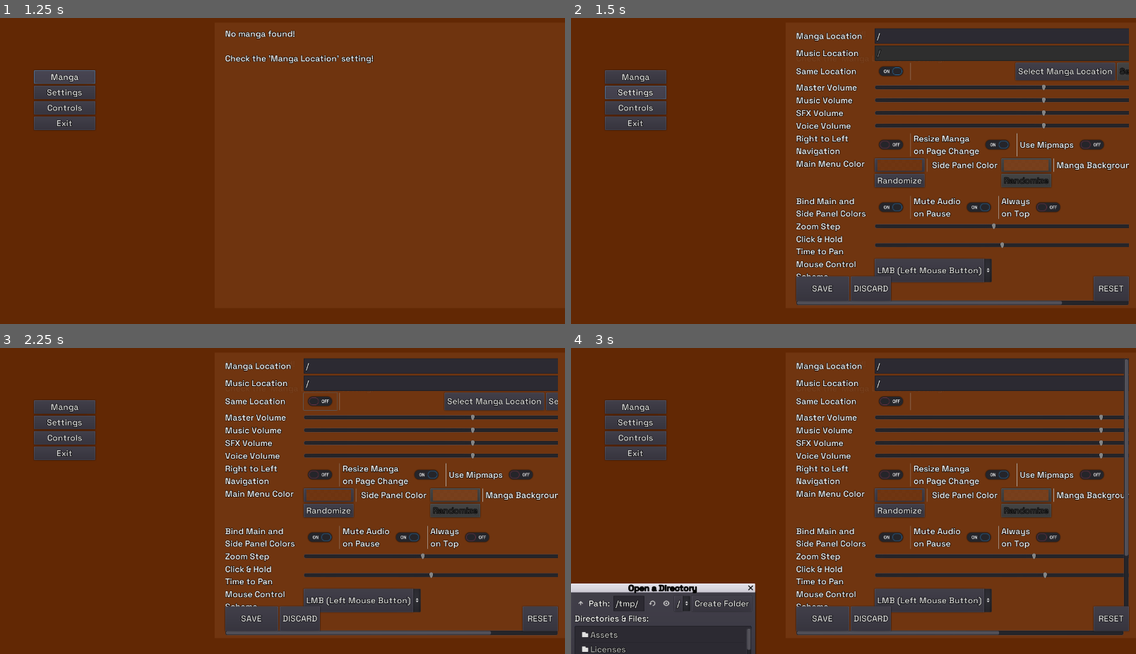
Above: before the commit, frames 1-4 (two rows, left to right).
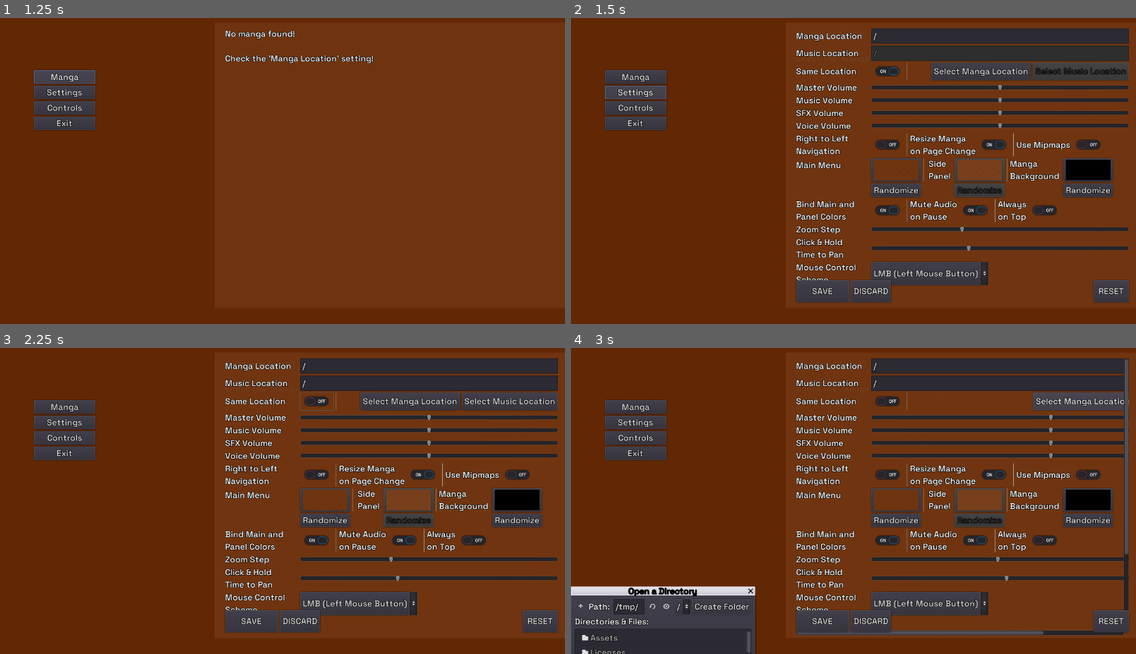
Above: after the commit, the same moments.

Repository: MrPoblin/Sound-Manga-Reader-Godot
Game: Godot game, scene res://Scenes/UI/Main.tscn
The game is run twice, just before and just after one commit, with the same random seed, the same clock (stepped at 60 frames per second) and the same inputs. The engine's default icon, where the game draws it, is replaced by a stand-in: a white triangle on a blue panel in a dark square.
Inputs (mouse positions are in pixels of both pictures, inside the frame that each line leads up to; where the layout moved, square brackets give the same spot in the first picture):
- Up to frame 1 (1.25 s): click "Manga" at 0.5 s
- Up to frame 2 (1.5 s): click "Settings" at 1.25 s
- Up to frame 3 (2.25 s): click (316, 400) [322, 400] at 2 s
- Up to frame 4 (3 s): click "Select Manga Location" at 2.75 s

Frame 1 is identical in both runs. In frame 2, 13% of the frame differs, in the area x 39-99%, y 3-95%; in frame 3, 13%; in frame 4, 13%, in the area x 0-99%, y 3-100%.

Commit message:
Clean up settings

Diff:
--- a/Scenes/UI/Settings.tscn
+++ b/Scenes/UI/Settings.tscn
@@ -26,7 +26,7 @@
 
 [node name="SettingGrid" type="GridContainer" parent="set/SettingScroll"]
 margin_right = 1216.77
-margin_bottom = 406.0
+margin_bottom = 413.0
 size_flags_horizontal = 3
 custom_constants/vseparation = 4
 custom_constants/hseparation = 20
@@ -35,26 +35,26 @@
 
 [node name="l_storage_manga" type="Label" parent="set/SettingScroll/SettingGrid"]
 margin_top = 5.0
-margin_right = 110.0
+margin_right = 99.0
 margin_bottom = 19.0
 text = "Manga Location"
 
 [node name="le_storage_manga" type="LineEdit" parent="set/SettingScroll/SettingGrid"]
 unique_name_in_owner = true
-margin_left = 130.0
+margin_left = 119.0
 margin_right = 1216.0
 margin_bottom = 24.0
 size_flags_horizontal = 3
 
 [node name="l_storage_music" type="Label" parent="set/SettingScroll/SettingGrid"]
 margin_top = 33.0
-margin_right = 110.0
+margin_right = 99.0
 margin_bottom = 47.0
 text = "Music Location"
 
 [node name="le_storage_music" type="LineEdit" parent="set/SettingScroll/SettingGrid"]
 unique_name_in_owner = true
-margin_left = 130.0
+margin_left = 119.0
 margin_top = 28.0
 margin_right = 1216.0
 margin_bottom = 52.0
@@ -62,12 +62,12 @@
 
 [node name="l_isSame" type="Label" parent="set/SettingScroll/SettingGrid"]
 margin_top = 69.0
-margin_right = 110.0
+margin_right = 99.0
 margin_bottom = 83.0
 text = "Same Location"
 
 [node name="LocationGrid" type="GridContainer" parent="set/SettingScroll/SettingGrid"]
-margin_left = 130.0
+margin_left = 119.0
 margin_top = 56.0
 margin_right = 1216.0
 margin_bottom = 96.0
@@ -85,27 +85,27 @@
 size_flags_horizontal = 2
 
 [node name="man_but_sel" type="Button" parent="set/SettingScroll/SettingGrid/LocationGrid"]
-margin_left = 777.0
-margin_right = 931.0
+margin_left = 788.0
+margin_right = 942.0
 margin_bottom = 40.0
 mouse_default_cursor_shape = 2
 text = "Select Manga Location"
 
 [node name="mus_but_sel" type="Button" parent="set/SettingScroll/SettingGrid/LocationGrid"]
-margin_left = 935.0
-margin_right = 1086.0
+margin_left = 946.0
+margin_right = 1097.0
 margin_bottom = 40.0
 mouse_default_cursor_shape = 2
 text = "Select Music Location"
 
 [node name="l_AudioMaster" type="Label" parent="set/SettingScroll/SettingGrid"]
 margin_top = 101.0
-margin_right = 110.0
+margin_right = 99.0
 margin_bottom = 115.0
 text = "Master Volume"
 
 [node name="s_master" type="HSlider" parent="set/SettingScroll/SettingGrid"]
-margin_left = 130.0
+margin_left = 119.0
 margin_top = 100.0
 margin_right = 1216.0
 margin_bottom = 116.0
@@ -117,12 +117,12 @@
 
 [node name="l_AudioMusic" type="Label" parent="set/SettingScroll/SettingGrid"]
 margin_top = 121.0
-margin_right = 110.0
+margin_right = 99.0
 margin_bottom = 135.0
 text = "Music Volume"
 
 [node name="s_music" type="HSlider" parent="set/SettingScroll/SettingGrid"]
-margin_left = 130.0
+margin_left = 119.0
 margin_top = 120.0
 margin_right = 1216.0
 margin_bottom = 136.0
@@ -134,12 +134,12 @@
 
 [node name="l_AudioSfx" type="Label" parent="set/SettingScroll/SettingGrid"]
 margin_top = 141.0
-margin_right = 110.0
+margin_right = 99.0
 margin_bottom = 155.0
 text = "SFX Volume"
 
 [node name="s_sfx" type="HSlider" parent="set/SettingScroll/SettingGrid"]
-margin_left = 130.0
+margin_left = 119.0
 margin_top = 140.0
 margin_right = 1216.0
 margin_bottom = 156.0
@@ -151,12 +151,12 @@
 
 [node name="l_AudioVoice" type="Label" parent="set/SettingScroll/SettingGrid"]
 margin_top = 161.0
-margin_right = 110.0
+margin_right = 99.0
 margin_bottom = 175.0
 text = "Voice Volume"
 
 [node name="s_voice" type="HSlider" parent="set/SettingScroll/SettingGrid"]
-margin_left = 130.0
+margin_left = 119.0
 margin_top = 160.0
 margin_right = 1216.0
 margin_bottom = 176.0
@@ -168,13 +168,13 @@
 
 [node name="l_swap_lr" type="Label" parent="set/SettingScroll/SettingGrid"]
 margin_top = 184.0
-margin_right = 110.0
+margin_right = 99.0
 margin_bottom = 215.0
 text = "Right to Left
 Navigation"
 
 [node name="OtherGrid" type="GridContainer" parent="set/SettingScroll/SettingGrid"]
-margin_left = 130.0
+margin_left = 119.0
 margin_top = 180.0
 margin_right = 1216.0
 margin_bottom = 220.0
@@ -236,124 +236,124 @@
 script = ExtResource( 4 )
 
 [node name="l_color_main" type="Label" parent="set/SettingScroll/SettingGrid"]
+margin_top = 227.0
+margin_right = 99.0
+margin_bottom = 275.0
+text = "Main Menu
+
+"
+
+[node name="ColorGrid" type="GridContainer" parent="set/SettingScroll/SettingGrid"]
+margin_left = 119.0
 margin_top = 224.0
-margin_right = 110.0
-margin_bottom = 272.0
-text = "Main Menu Color
-
-"
-
-[node name="ColorGrid" type="GridContainer" parent="set/SettingScroll/SettingGrid"]
-margin_left = 130.0
-margin_top = 224.0
-margin_right = 1216.0
-margin_bottom = 272.0
+margin_right = 1216.0
+margin_bottom = 279.0
 columns = 7
 script = ExtResource( 7 )
 
 [node name="cp_main" type="ColorPickerButton" parent="set/SettingScroll/SettingGrid/ColorGrid"]
 margin_right = 83.0
-margin_bottom = 20.0
+margin_bottom = 31.0
 mouse_default_cursor_shape = 2
 text = "poblin"
 
 [node name="sep3" type="VSeparator" parent="set/SettingScroll/SettingGrid/ColorGrid"]
 margin_left = 87.0
 margin_right = 91.0
-margin_bottom = 20.0
+margin_bottom = 31.0
 
 [node name="l_color_panel" type="Label" parent="set/SettingScroll/SettingGrid/ColorGrid"]
 margin_left = 95.0
-margin_top = 3.0
-margin_right = 206.0
-margin_bottom = 17.0
-text = " Side Panel Color "
+margin_right = 138.0
+margin_bottom = 31.0
+text = " Side
+ Panel "
 
 [node name="cp_panel" type="ColorPickerButton" parent="set/SettingScroll/SettingGrid/ColorGrid"]
-margin_left = 210.0
-margin_right = 293.0
-margin_bottom = 20.0
+margin_left = 142.0
+margin_right = 225.0
+margin_bottom = 31.0
 mouse_default_cursor_shape = 2
 text = "poblin"
 
 [node name="sep4" type="VSeparator" parent="set/SettingScroll/SettingGrid/ColorGrid"]
-margin_left = 297.0
-margin_right = 301.0
-margin_bottom = 20.0
+margin_left = 229.0
+margin_right = 233.0
+margin_bottom = 31.0
 
 [node name="l_color_bg" type="Label" parent="set/SettingScroll/SettingGrid/ColorGrid"]
-margin_left = 305.0
-margin_top = 3.0
-margin_right = 465.0
-margin_bottom = 17.0
-text = "Manga Background Color "
+margin_left = 237.0
+margin_right = 315.0
+margin_bottom = 31.0
+text = "Manga
+Background "
 
 [node name="cp_bg" type="ColorPickerButton" parent="set/SettingScroll/SettingGrid/ColorGrid"]
-margin_left = 469.0
-margin_right = 552.0
-margin_bottom = 20.0
+margin_left = 319.0
+margin_right = 402.0
+margin_bottom = 31.0
 mouse_default_cursor_shape = 2
 text = "poblin"
 
 [node name="b_ran_main" type="Button" parent="set/SettingScroll/SettingGrid/ColorGrid"]
-margin_top = 24.0
+margin_top = 35.0
 margin_right = 83.0
-margin_bottom = 44.0
+margin_bottom = 55.0
 mouse_default_cursor_shape = 2
 text = "Randomize"
 
 [node name="space" type="Control" parent="set/SettingScroll/SettingGrid/ColorGrid"]
 margin_left = 87.0
-margin_top = 24.0
+margin_top = 35.0
 margin_right = 91.0
-margin_bottom = 44.0
+margin_bottom = 55.0
 
 [node name="space2" type="Control" parent="set/SettingScroll/SettingGrid/ColorGrid"]
 margin_left = 95.0
-margin_top = 24.0
-margin_right = 206.0
-margin_bottom = 44.0
+margin_top = 35.0
+margin_right = 138.0
+margin_bottom = 55.0
 
 [node name="b_ran_panel" type="Button" parent="set/SettingScroll/SettingGrid/ColorGrid"]
-margin_left = 210.0
-margin_top = 24.0
-margin_right = 293.0
-margin_bottom = 44.0
+margin_left = 142.0
+margin_top = 35.0
+margin_right = 225.0
+margin_bottom = 55.0
 mouse_default_cursor_shape = 2
 text = "Randomize"
 
 [node name="space3" type="Control" parent="set/SettingScroll/SettingGrid/ColorGrid"]
-margin_left = 297.0
-margin_top = 24.0
-margin_right = 301.0
-margin_bottom = 44.0
+margin_left = 229.0
+margin_top = 35.0
+margin_right = 233.0
+margin_bottom = 55.0
 
 [node name="space4" type="Control" parent="set/SettingScroll/SettingGrid/ColorGrid"]
-margin_left = 305.0
-margin_top = 24.0
-margin_right = 465.0
-margin_bottom = 44.0
+margin_left = 237.0
+margin_top = 35.0
+margin_right = 315.0
+margin_bottom = 55.0
 
 [node name="b_ran_bg" type="Button" parent="set/SettingScroll/SettingGrid/ColorGrid"]
-margin_left = 469.0
-margin_top = 24.0
-margin_right = 552.0
-margin_bottom = 44.0
+margin_left = 319.0
+margin_top = 35.0
+margin_right = 402.0
+margin_bottom = 55.0
 mouse_default_cursor_shape = 2
 text = "Randomize"
 
 [node name="l_color_bind" type="Label" parent="set/SettingScroll/SettingGrid"]
-margin_top = 280.0
-margin_right = 110.0
-margin_bottom = 311.0
+margin_top = 287.0
+margin_right = 99.0
+margin_bottom = 318.0
 text = "Bind Main and
-Side Panel Colors"
+Panel Colors"
 
 [node name="OtherGrid3" type="GridContainer" parent="set/SettingScroll/SettingGrid"]
-margin_left = 130.0
-margin_top = 276.0
-margin_right = 1216.0
-margin_bottom = 316.0
+margin_left = 119.0
+margin_top = 283.0
+margin_right = 1216.0
+margin_bottom = 323.0
 columns = 7
 
 [node name="c_bind_col" type="CheckButton" parent="set/SettingScroll/SettingGrid/OtherGrid3"]
@@ -400,16 +400,16 @@
 mouse_default_cursor_shape = 2
 
 [node name="l_zoom" type="Label" parent="set/SettingScroll/SettingGrid"]
-margin_top = 321.0
-margin_right = 110.0
-margin_bottom = 335.0
+margin_top = 328.0
+margin_right = 99.0
+margin_bottom = 342.0
 text = "Zoom Step"
 
 [node name="s_zoom" type="HSlider" parent="set/SettingScroll/SettingGrid"]
-margin_left = 130.0
-margin_top = 320.0
-margin_right = 1216.0
-margin_bottom = 336.0
+margin_left = 119.0
+margin_top = 327.0
+margin_right = 1216.0
+margin_bottom = 343.0
 size_flags_vertical = 1
 min_value = 1.0
 max_value = 2.0
@@ -417,17 +417,17 @@
 value = 1.0
 
 [node name="l_long_click" type="Label" parent="set/SettingScroll/SettingGrid"]
-margin_top = 340.0
-margin_right = 110.0
-margin_bottom = 371.0
+margin_top = 347.0
+margin_right = 99.0
+margin_bottom = 378.0
 text = "Click & Hold
 Time to Pan"
 
 [node name="s_long_click" type="HSlider" parent="set/SettingScroll/SettingGrid"]
-margin_left = 130.0
-margin_top = 340.0
-margin_right = 1216.0
-margin_bottom = 371.0
+margin_left = 119.0
+margin_top = 347.0
+margin_right = 1216.0
+margin_bottom = 378.0
 size_flags_vertical = 1
 min_value = 0.02
 max_value = 0.5
@@ -435,29 +435,29 @@
 value = 0.02
 
 [node name="l_scheme" type="Label" parent="set/SettingScroll/SettingGrid"]
-margin_top = 375.0
-margin_right = 110.0
-margin_bottom = 406.0
+margin_top = 382.0
+margin_right = 99.0
+margin_bottom = 413.0
 text = "Mouse Control
 Scheme"
 
 [node name="op_scheme" type="OptionButton" parent="set/SettingScroll/SettingGrid"]
-margin_left = 130.0
-margin_top = 375.0
-margin_right = 159.0
-margin_bottom = 406.0
+margin_left = 119.0
+margin_top = 382.0
+margin_right = 148.0
+margin_bottom = 413.0
 size_flags_horizontal = 0
 script = ExtResource( 9 )
 
 [node name="SettEndGrid" type="GridContainer" parent="set"]
-anchor_top = 0.895
+anchor_top = 0.91
 anchor_right = 0.98
-anchor_bottom = 0.985
+anchor_bottom = 0.99
 columns = 4
 
 [node name="SettingSave" type="Button" parent="set/SettEndGrid"]
 margin_right = 120.0
-margin_bottom = 58.0
+margin_bottom = 51.0
 rect_min_size = Vector2( 120, 0 )
 mouse_default_cursor_shape = 2
 size_flags_vertical = 3
@@ -466,7 +466,7 @@
 [node name="SettingDiscard" type="Button" parent="set/SettEndGrid"]
 margin_left = 124.0
 margin_right = 193.0
-margin_bottom = 58.0
+margin_bottom = 51.0
 mouse_default_cursor_shape = 2
 text = "DISCARD"
 script = ExtResource( 8 )
@@ -480,7 +480,7 @@
 [node name="endSpace" type="Control" parent="set/SettEndGrid"]
 margin_left = 197.0
 margin_right = 1132.0
-margin_bottom = 58.0
+margin_bottom = 51.0
 size_flags_horizontal = 3
 
 [node name="\?" type="Button" parent="set/SettEndGrid"]
@@ -493,7 +493,7 @@
 [node name="SettingReset" type="Button" parent="set/SettEndGrid"]
 margin_left = 1136.0
 margin_right = 1216.0
-margin_bottom = 58.0
+margin_bottom = 51.0
 rect_min_size = Vector2( 80, 0 )
 mouse_default_cursor_shape = 2
 size_flags_vertical = 3
--- a/Scripts/UI/Main.gd
+++ b/Scripts/UI/Main.gd
@@ -42,7 +42,7 @@
 	$Reader.visible = true
 
 func _on_Main_resized() -> void:
-	var newFont: int = int(sqrt(get_viewport_rect().size.y*get_viewport_rect().size.x)/50)
+	var newFont: int = int(sqrt(get_viewport_rect().size.y*get_viewport_rect().size.x)/50) #Choose the scale in settings?
 	if(font.size != newFont):
 		font.size = newFont
 		font.outline_size = newFont/18
